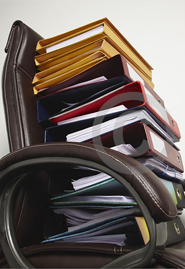
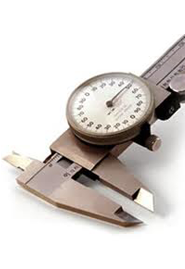
Layers edited between the first and the second (185, 269) image:
added group "Estimation" with 3 layers above "ISO" over 1, 34, 185, 265
added layer "Layer 15 copy" in group "Estimation" over 149, 34, 185, 71
added layer "Layer 15" in group "Estimation" over 143, 40, 182, 77
added layer "Layer 14" in group "Estimation" over 1, 56, 185, 265
hid "Layer 4" (2nd of 2) over 0, 0, 185, 269
hid "Layer 3" (2nd of 2) over 0, 0, 185, 269
hid "Layer 2" (2nd of 2) over 0, 0, 185, 269
hid "Layer 1" (2nd of 2) over 0, 0, 185, 269
